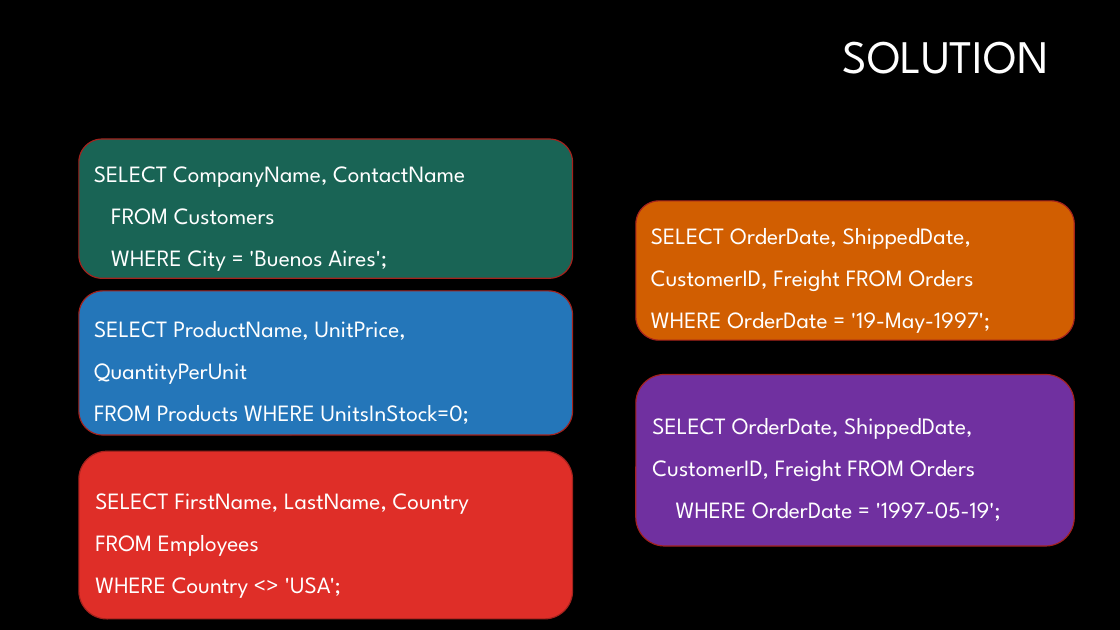
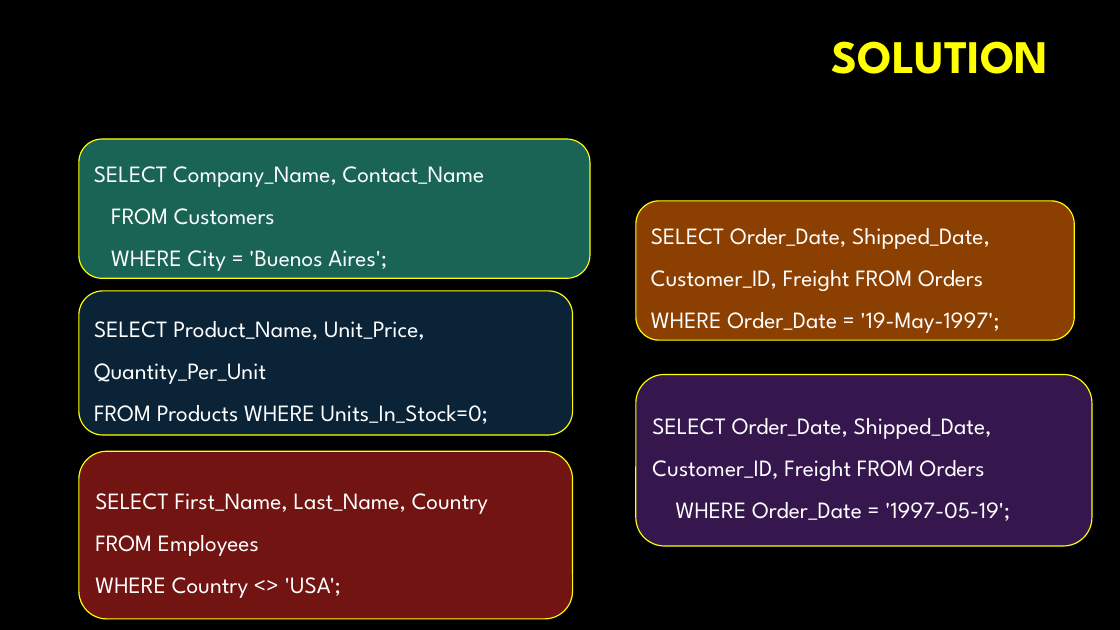
Before and after one commit to VKRISHNANB/postgres, a slide deck: slide 16 of slides/2psql1.pptx. Drawn at 1120x630 pixels with LibreOffice and Linux fonts; fonts in the diff are those of the drawing; background and template pictures are left out. Boxes give left, top, right and bottom in pixels: in the first picture for what was removed or moved away, otherwise in the second. Text is boxed around its words. In the diff, an @@ line names an element or a change of style, - is before the commit and + after.

```diff
--- a/slides/2psql1.pptx
+++ b/slides/2psql1.pptx
@@ title "SOLUTION" at box(832, 41, 1049, 74): text colour #FFFFFF to #FFFF00, bold on @@
@@ rounded rectangle "SELECT Company_Name, Contact_Name": place and size @@
-rounded rectangle "SELECT Company_Name, Contact_Name" at box(79, 139, 573, 278)
+rounded rectangle "SELECT Company_Name, Contact_Name" at box(79, 139, 590, 278)
@@ rounded rectangle "SELECT Company_Name, Contact_Name" at box(79, 139, 590, 278): outline #A5221E 1 pt to #FFFF00 1 pt @@
@@ text in rounded rectangle at box(94, 166, 485, 187): text changed @@
-SELECT CompanyName, ContactName
+SELECT Company_Name, Contact_Name
@@ rounded rectangle "SELECT Order_Date, Shipped_Date, Customer_ID, Freight ..." at box(636, 201, 1075, 340): fill #D15E01 to #8B3F01; outline #A5221E 1 pt to #FFFF00 1 pt @@
@@ text in rounded rectangle at box(651, 228, 1000, 333): text changed @@
-SELECT OrderDate, ShippedDate, CustomerID, Freight FROM Orders
-WHERE OrderDate = '19-May-1997';
+SELECT Order_Date, Shipped_Date, Customer_ID, Freight FROM Orders
+WHERE Order_Date = '19-May-1997';
@@ rounded rectangle "SELECT Product_Name, Unit_Price, Quantity_Per_Unit" at box(79, 291, 573, 435): fill #2476B9 to #0B2337; outline #A5221E 1 pt to #FFFF00 1 pt @@
@@ text in rounded rectangle at box(94, 321, 488, 424): text changed @@
-SELECT ProductName, UnitPrice, QuantityPerUnit
-FROM Products WHERE UnitsInStock=0;
+SELECT Product_Name, Unit_Price, Quantity_Per_Unit
+FROM Products WHERE Units_In_Stock=0;
@@ rounded rectangle "SELECT Order_Date, Shipped_Date, Customer_ID, Freight ...": place and size @@
-rounded rectangle "SELECT Order_Date, Shipped_Date, Customer_ID, Freight ..." at box(636, 375, 1075, 546)
+rounded rectangle "SELECT Order_Date, Shipped_Date, Customer_ID, Freight ..." at box(636, 375, 1092, 546)
@@ rounded rectangle "SELECT Order_Date, Shipped_Date, Customer_ID, Freight ..." at box(636, 375, 1092, 546): fill #7030A0 to #36174D; outline #A5221E 1 pt to #FFFF00 1 pt @@
@@ text in rounded rectangle at box(652, 418, 1010, 521): text changed @@
-SELECT OrderDate, ShippedDate, CustomerID, Freight FROM Orders
-WHERE OrderDate = '1997-05-19';
+SELECT Order_Date, Shipped_Date, Customer_ID, Freight FROM Orders
+WHERE Order_Date = '1997-05-19';
@@ rounded rectangle "SELECT First_Name, Last_Name, Country" at box(79, 451, 573, 619): fill #DF2E28 to #721411; outline #A5221E 1 pt to #FFFF00 1 pt @@
@@ text in rounded rectangle at box(95, 493, 488, 514): text changed @@
-SELECT FirstName, LastName, Country
+SELECT First_Name, Last_Name, Country
```
Also in this commit, not shown: 33 other slides changed, 1 slide removed, 4 other files.
